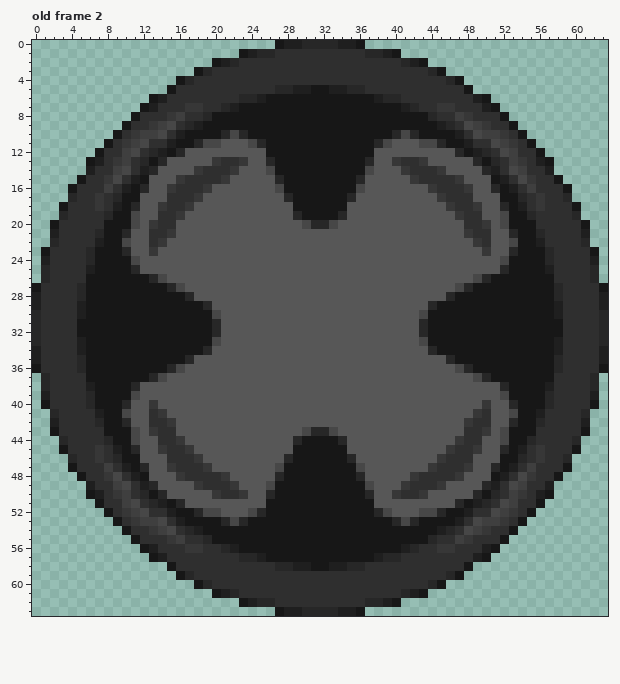
Pixel-art file -- Assets/aseprite files/voting screen/timer.aseprite. Above, as it was before the edit.
64x64 pixels, 2 frames. Shown: old frame 2. The commit also changed other frames, which this record leaves out.
The same view after the edit:
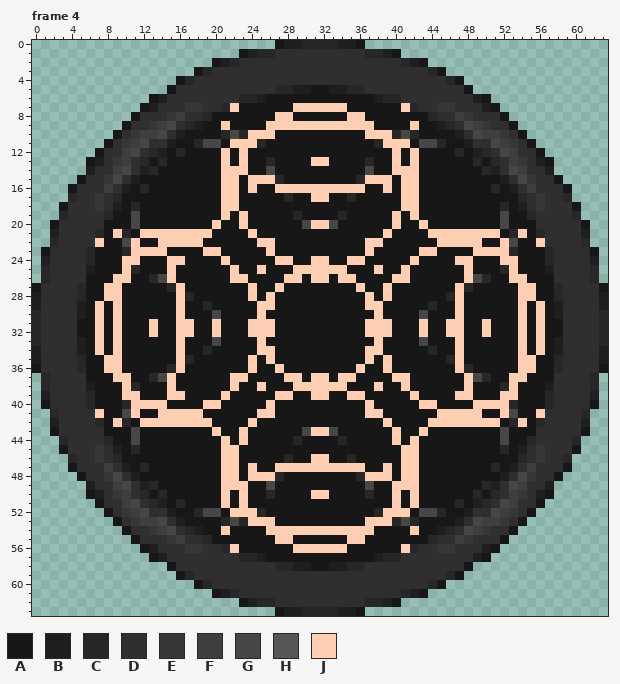
Palette (. is transparent): A #171717  B #1f1f1f  C #272727  D #2f2f2f  E #373737  F #3f3f3f  G #474747  H #575757  J #ffcfb3
A new or re-ordered frame is compared with the old frame closest to it.
Diff:
frames 2 -> 4
Changed rows in their new state; - is an unchanged pixel.
Frame 4 is new; against old frame 2, layer "Layer 3":
first column x 7:
 7 ---------------J------JJJJJJ------J---------------
 8 --------------------JJ------JJ--------------------
 9 --------------J----JJJJJJJJJJJJ----J--------------
10 -----------------JJJ----------JJJ-----------------
11 --------------AJJJ--------------JJJA--------------
12 ----------AAAAJAJAA------------AAJAJAAAA----------
13 --------AAAAAAJAJAA-----JJ-----AAJAJAAAAAA--------
14 -------AAAAAAAJJJAA------------AAJJJAAAAAAA-------
15 ------AAAAAAAAJJAJJJ----------JJJAJJAAAAAAAA------
16 ------AAAAAAAAJJAJAAJJJJJJJJJJAAJAJJAAAAAAAA------
17 -----AAAAAAAAAJJAAAAA---JJ---AAAAAJJAAAAAAAAA-----
18 -----AAAAAAAAAJJAAAAAA------AAAAAAJJAAAAAAAAA-----
19 -----AAAAAAAAAJAJAAAAA------AAAAAJAJAAAAAAAAA-----
20 -----AAAAAAAAJAAJAAAAAA-JJ-AAAAAAJAAJAAAAAAAA-----
21 --J-AJJJJJJJJAAAAJAAAAAAAAAAAAAAJAAAAJJJJJJJJA-J--
22 J---JAAJJJJJAAAAAAJJAAAAAAAAAAJJAAAAAAJJJJJAAJ---J
23 ----JJJJAAAAJJAAAAAJAAAAAAAAAAJAAAAAJJAAAAJJJJ----
24 ---JJAAAJJAAAAJAAAAAJJAAJJAAJJAAAAAJAAAAJJAAAJJ---
25 ---J-AAAJAAAAAAJAAJAAAJJJJJJAAAJAAJAAAAAAJAAA-J---
26 --JJ----JAAAAAAJJAAAAJJAJJAJJAAAAJJAAAAAAJ----JJ--
27 -JJ------JAAAAAAAJAAJAAAAAAAAJAAJAAAAAAAJ------JJ-
28 -JJ------J-AAAAAAJAJAAAAAAAAAAJAJAAAAAA-J------JJ-
29 J-J------J---AAAAAJJAAAAAAAAAAJJAAAAA---J------J-J
30 J-J------J----AAAAJAAAAAAAAAAAAJAAAA----J------J-J
31 J-J---J--JJ--JAAAJJJAAAAAAAAAAJJJAAAJ--JJ--J---J-J
32 J-J---J--JJ--JAAAJJJAAAAAAAAAAJJJAAAJ--JJ--J---J-J
33 J-J------J----AAAAJAAAAAAAAAAAAJAAAA----J------J-J
34 J-J------J---AAAAAJJAAAAAAAAAAJJAAAAA---J------J-J
35 -JJ------J-AAAAAAJAJAAAAAAAAAAJAJAAAAAA-J------JJ-
36 -JJ------JAAAAAAAJAAJAAAAAAAAJAAJAAAAAAAJ------JJ-
37 --JJ----JAAAAAAJJAAAAJJAJJAJJAAAAJJAAAAAAJ----JJ--
38 ---J-AAAJAAAAAAJAAJAAAJJJJJJAAAJAAJAAAAAAJAAA-J---
39 ---JJAAAJJAAAAJAAAAAJJAAJJAAJJAAAAAJAAAAJJAAAJJ---
40 ----JJJJAAAAJJAAAAAJAAAAAAAAAAJAAAAAJJAAAAJJJJ----
41 J---JAAJJJJJAAAAAAJJAAAAAAAAAAJJAAAAAAJJJJJAAJ---J
42 --J-AJJJJJJJJAAAAJAAAAAAAAAAAAAAJAAAAJJJJJJJJA-J--
43 -----AAAAAAAAJAAJAAAAAA-JJ-AAAAAAJAAJAAAAAAAA-----
44 -----AAAAAAAAAJAJAAAAA------AAAAAJAJAAAAAAAAA-----
45 -----AAAAAAAAAJJAAAAAA------AAAAAAJJAAAAAAAAA-----
46 -----AAAAAAAAAJJAAAAA---JJ---AAAAAJJAAAAAAAAA-----
47 ------AAAAAAAAJJAJAAJJJJJJJJJJAAJAJJAAAAAAAA------
48 ------AAAAAAAAJJAJJJ----------JJJAJJAAAAAAAA------
49 -------AAAAAAAJJJAA------------AAJJJAAAAAAA-------
50 --------AAAAAAJAJAA-----JJ-----AAJAJAAAAAA--------
51 ----------AAAAJAJAA------------AAJAJAAAA----------
52 --------------AJJJ--------------JJJA--------------
53 -----------------JJJ----------JJJ-----------------
54 --------------J----JJJJJJJJJJJJ----J--------------
55 --------------------JJ------JJ--------------------
56 ---------------J------JJJJJJ------J---------------
Pixel boxes of the changes (left, top, right, bottom) in both pictures:
changed: (95, 103, 545, 553)
